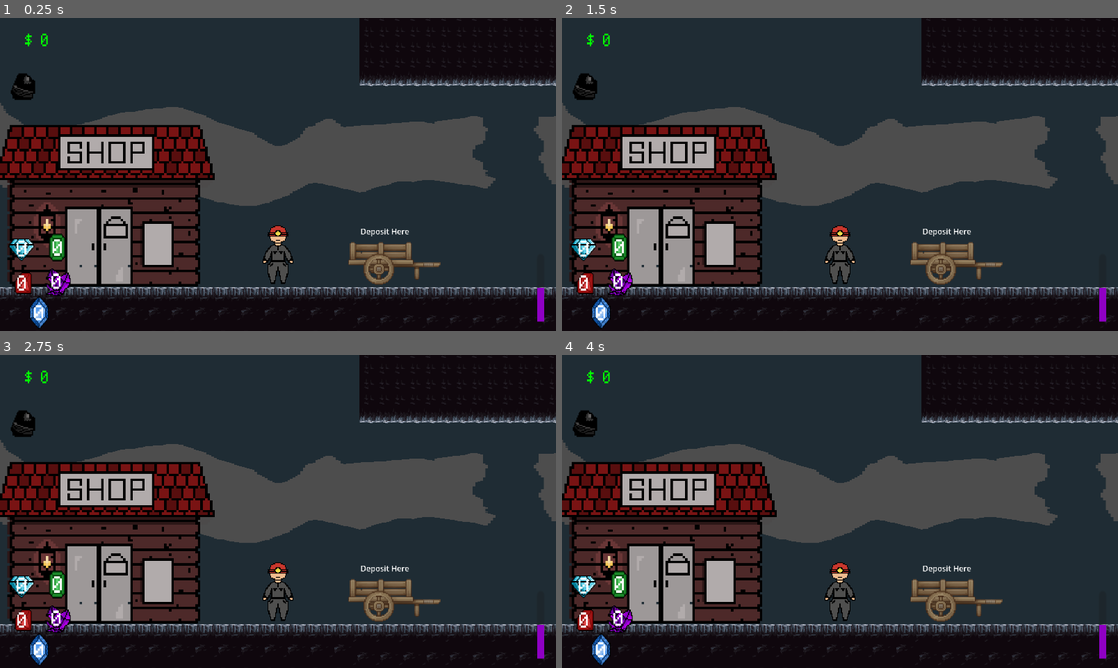
Above: before the commit, frames 1-4 (two rows, left to right).
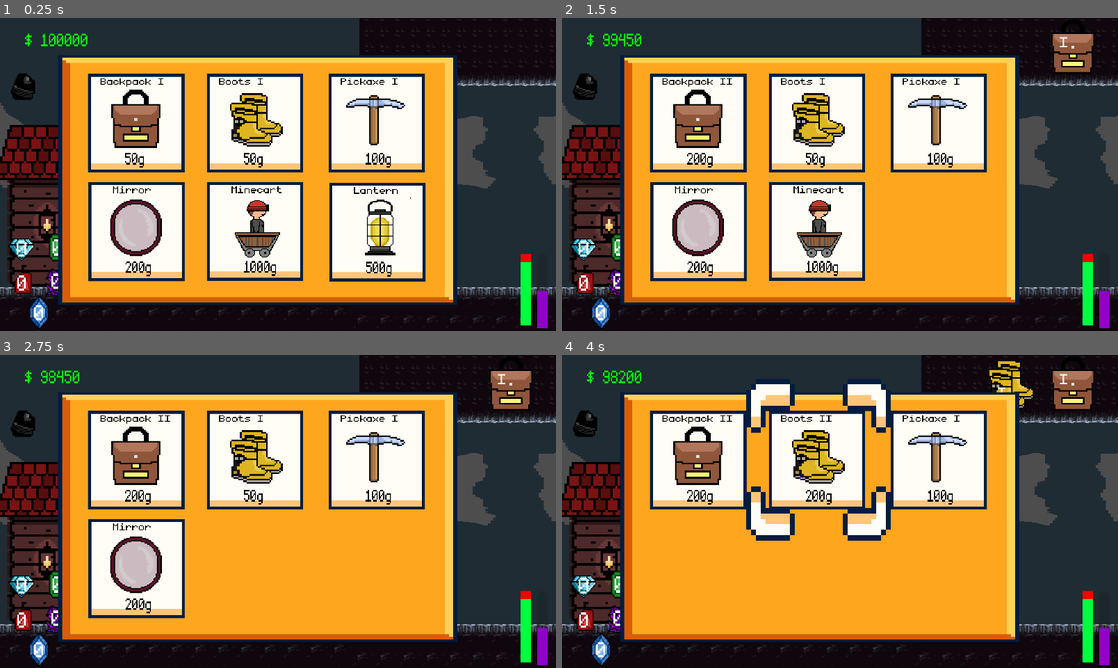
Above: after the commit, the same moments.

Repository: Jrees98/Pirate_Jam_15
Game: Godot game, scene res://Scenes/main.tscn
The game is run twice, just before and just after one commit, with the same random seed, the same clock (stepped at 60 frames per second) and the same inputs. The project has no main scene, so this scene is started directly.
Inputs (mouse positions are in pixels of both pictures, inside the frame that each line leads up to):
- Up to frame 1 (0.25 s): no input
- Up to frame 2 (1.5 s): click (701, 121) at 0.5 s, where only the run after the commit has a clickable "Backpack I"; click (940, 230) at 1.25 s, where only the run after the commit has a clickable "Lantern"
- Up to frame 3 (2.75 s): click (255, 567) at 2 s, where only the run after the commit has a clickable "Minecart"
- Up to frame 4 (4 s): click (701, 567) at 2.75 s, where only the run after the commit has a clickable "Mirror"; click (817, 458) at 3.5 s, where only the run after the commit has a clickable "Boots I"

The runs differ from the first frame. In frame 1, 58% of the frame differs, in the area x 7-99%, y 4-100%; in frame 2, 58%; in frame 3, 58%; in frame 4, 59%, in the area x 7-99%, y 0-100%.

Commit message:
add mirror, minecart, lantern to shop

Diff:
--- a/Global.gd
+++ b/Global.gd
@@ -18,6 +18,7 @@
 var mine_time : float
 
 var regen_energy : bool
+var purchased_minecart : bool
 # Called when the node enters the scene tree for the first time.
 func _ready():
 	blue_gem_chance = 20
@@ -26,13 +27,15 @@
 	gem_price = 5
 	coal_price = 2
 
-	total_coins = 0
+	total_coins = 100000
 
 	personal_inventory_size = 0
 	move_speed = 300
 	mine_time = 1
 	regen_energy = true
 
+	purchased_minecart = false
+
 
 # Called every frame. 'delta' is the elapsed time since the previous frame.
 func _process(delta):
--- a/Scenes/player.tscn
+++ b/Scenes/player.tscn
@@ -76,6 +76,12 @@
 
 [sub_resource type="StyleBoxFlat" id="StyleBoxFlat_al6ms"]
 bg_color = Color(0.560784, 0, 0.768627, 1)
+
+[sub_resource type="StyleBoxFlat" id="StyleBoxFlat_cv82u"]
+bg_color = Color(0.964706, 0, 0, 1)
+
+[sub_resource type="StyleBoxFlat" id="StyleBoxFlat_ek4kc"]
+bg_color = Color(0, 1, 0.25098, 1)
 
 [node name="Player" type="CharacterBody2D" groups=["player"]]
 collision_layer = 2
@@ -222,9 +228,10 @@
 offset_top = 978.0
 offset_right = 2230.0
 offset_bottom = 1005.0
-scale = Vector2(7.29923, 9.96171)
+scale = Vector2(10.92, 10.92)
 theme_override_styles/fill = SubResource("StyleBoxFlat_al6ms")
 value = 50.0
+rounded = true
 fill_mode = 3
 show_percentage = false
 
@@ -232,6 +239,18 @@
 wait_time = 0.1
 
 [node name="LoseEnergy" type="Timer" parent="RockNodeUI/SanityBar"]
+
+[node name="ProgressBar" type="ProgressBar" parent="RockNodeUI"]
+offset_left = 2157.0
+offset_top = 978.0
+offset_right = 2161.0
+offset_bottom = 1005.0
+scale = Vector2(10.92, 10.92)
+theme_override_styles/background = SubResource("StyleBoxFlat_cv82u")
+theme_override_styles/fill = SubResource("StyleBoxFlat_ek4kc")
+value = 90.0
+fill_mode = 3
+show_percentage = false
 
 [node name="Camera2D" type="Camera2D" parent="."]
 zoom = Vector2(2, 2)
--- a/Scenes/shop.gd
+++ b/Scenes/shop.gd
@@ -20,11 +20,20 @@
 var pickaxeIBought : bool
 var pickaxeIIBought : bool
 
+var lantern_cost := 500
+var minecart_cost := 1000
+var mirror_cost := 200
+
 func _ready():
 	backpackIBought = false
 	backpackIIBought = false
 	backpackIIIBought = false
 	$CanvasLayer/Panel/Backpack1/BackpackLabel.text = "Backpack I"
+	$CanvasLayer/Panel/Boots/BootsPrice.text = str(bootsI_cost) + "g"
+	$CanvasLayer/Panel/Pickaxe/PickaxePrice.text = str(pickaxeI_cost) + "g"
+	$CanvasLayer/Panel/Lantern/LanternPrice.text = str(lantern_cost) + "g"
+	$CanvasLayer/Panel/Mirror/MirrorPrice.text = str(mirror_cost) + "g"
+	$CanvasLayer/Panel/Minecart/MinecartPrice.text = str(minecart_cost) + "g"
 
 func _on_body_entered(body):
 	$CanvasLayer.show()
@@ -137,3 +146,59 @@
 
 
 ################## PICKAXE BUTTON END ######################
+
+
+################## LANTERN BUTTON START ######################
+func _on_lantern_mouse_entered():
+	$CanvasLayer/Panel/Lantern/ButtonSprite/Border1.show()
+
+
+func _on_lantern_mouse_exited():
+	$CanvasLayer/Panel/Lantern/ButtonSprite/Border1.hide()
+
+
+func _on_lantern_pressed():
+	if Global.total_coins >= lantern_cost:
+		Global.total_coins = Global.total_coins - lantern_cost
+	$CanvasLayer/Panel/Lantern.queue_free()
+
+
+
+
+################## LANTERN BUTTON END ######################
+
+################## MINECART BUTTON START ######################
+
+func _on_minecart_mouse_entered():
+	$CanvasLayer/Panel/Minecart/ButtonSprite/Border1.show()
+
+
+func _on_minecart_mouse_exited():
+	$CanvasLayer/Panel/Minecart/ButtonSprite/Border1.hide()
+
+
+func _on_minecart_pressed():
+	if Global.total_coins >= minecart_cost:
+		Global.total_coins = Global.total_coins - minecart_cost
+	$CanvasLayer/Panel/Minecart.queue_free()
+	Global.purchased_minecart = true
+
+################## MINECART BUTTON END ######################
+
+
+
+################## MIRROR BUTTON START ######################
+func _on_mirror_mouse_entered():
+	$CanvasLayer/Panel/Mirror/ButtonSprite/Border1.show()
+
+
+func _on_mirror_mouse_exited():
+	$CanvasLayer/Panel/Mirror/ButtonSprite/Border1.hide()
+
+
+func _on_mirror_pressed():
+	if Global.total_coins >= mirror_cost:
+		Global.total_coins = Global.total_coins - mirror_cost
+	$CanvasLayer/Panel/Mirror.queue_free()
+
+################## MIRROR BUTTON END ######################
--- a/Scenes/shop.tscn
+++ b/Scenes/shop.tscn
@@ -9,6 +9,9 @@
 [ext_resource type="FontFile" uid="uid://b2k23t8adqnf7" path="res://Assets/monogram.ttf" id="7_52eks"]
 [ext_resource type="Texture2D" uid="uid://bi3ea61u3w04i" path="res://Assets/boots.png" id="8_as0hq"]
 [ext_resource type="Texture2D" uid="uid://driu81yb24gq3" path="res://Assets/pickaxe.png" id="9_hfjce"]
+[ext_resource type="Texture2D" uid="uid://c3xn5sutucekx" path="res://Assets/lantern.png" id="10_swqye"]
+[ext_resource type="Texture2D" uid="uid://erbgsdcl3u8a" path="res://Assets/minecart.png" id="11_l53kk"]
+[ext_resource type="Texture2D" uid="uid://cayoay8o8ys7k" path="res://Assets/Untitled 24.png" id="12_j0g3r"]
 
 [sub_resource type="RectangleShape2D" id="RectangleShape2D_85vvl"]
 size = Vector2(55, 18)
@@ -40,7 +43,6 @@
 shape = SubResource("RectangleShape2D_85vvl")
 
 [node name="CanvasLayer" type="CanvasLayer" parent="."]
-visible = false
 
 [node name="Panel" type="Panel" parent="CanvasLayer"]
 anchors_preset = 15
@@ -99,7 +101,7 @@
 theme_override_colors/font_color = Color(0, 0, 0, 1)
 theme_override_fonts/font = ExtResource("7_52eks")
 theme_override_font_sizes/font_size = 16
-text = "Backpack III"
+text = "Backpack I"
 
 [node name="BackpackPrice" type="Label" parent="CanvasLayer/Panel/Backpack1"]
 layout_mode = 0
@@ -217,6 +219,167 @@
 theme_override_colors/font_color = Color(0, 0, 0, 1)
 theme_override_fonts/font = ExtResource("7_52eks")
 text = "50g"
+
+[node name="Lantern" type="Button" parent="CanvasLayer/Panel"]
+layout_mode = 0
+offset_left = 1304.0
+offset_top = 573.0
+offset_right = 1312.0
+offset_bottom = 581.0
+scale = Vector2(51.195, 49.7195)
+theme_override_styles/normal = SubResource("StyleBoxEmpty_fjg30")
+theme_override_styles/hover = SubResource("StyleBoxEmpty_3bxjm")
+theme_override_styles/pressed = SubResource("StyleBoxEmpty_67twj")
+theme_override_styles/disabled = SubResource("StyleBoxEmpty_lopv2")
+theme_override_styles/focus = SubResource("StyleBoxEmpty_v6345")
+
+[node name="ButtonSprite" type="Sprite2D" parent="CanvasLayer/Panel/Lantern"]
+position = Vector2(3.9034, 4.07309)
+scale = Vector2(0.243963, 0.257248)
+texture = ExtResource("4_4b0lm")
+
+[node name="Border1" type="Sprite2D" parent="CanvasLayer/Panel/Lantern/ButtonSprite"]
+visible = false
+z_index = 1
+position = Vector2(0.500007, -0.166667)
+scale = Vector2(1.596, 1.74374)
+texture = ExtResource("5_yl5sc")
+
+[node name="Lantern" type="Sprite2D" parent="CanvasLayer/Panel/Lantern"]
+position = Vector2(4.08243, 3.74099)
+scale = Vector2(0.0798797, 0.0788607)
+texture = ExtResource("10_swqye")
+
+[node name="LanternLabel" type="Label" parent="CanvasLayer/Panel/Lantern"]
+layout_mode = 0
+offset_left = 2.20725
+offset_top = 0.160903
+offset_right = 74.2072
+offset_bottom = 23.1608
+scale = Vector2(0.0865994, 0.0799078)
+theme_override_colors/font_color = Color(0, 0, 0, 1)
+theme_override_fonts/font = ExtResource("7_52eks")
+theme_override_font_sizes/font_size = 16
+text = "Lantern"
+
+[node name="LanternPrice" type="Label" parent="CanvasLayer/Panel/Lantern"]
+layout_mode = 0
+offset_left = 2.73464
+offset_top = 5.55115
+offset_right = 42.7346
+offset_bottom = 28.5511
+scale = Vector2(0.0896567, 0.137196)
+theme_override_colors/font_color = Color(0, 0, 0, 1)
+theme_override_fonts/font = ExtResource("7_52eks")
+text = "500g"
+
+[node name="Minecart" type="Button" parent="CanvasLayer/Panel"]
+layout_mode = 0
+offset_left = 797.0
+offset_top = 570.0
+offset_right = 805.0
+offset_bottom = 578.0
+scale = Vector2(51.195, 49.7195)
+theme_override_styles/normal = SubResource("StyleBoxEmpty_fjg30")
+theme_override_styles/hover = SubResource("StyleBoxEmpty_3bxjm")
+theme_override_styles/pressed = SubResource("StyleBoxEmpty_67twj")
+theme_override_styles/disabled = SubResource("StyleBoxEmpty_lopv2")
+theme_override_styles/focus = SubResource("StyleBoxEmpty_v6345")
+
+[node name="ButtonSprite" type="Sprite2D" parent="CanvasLayer/Panel/Minecart"]
+position = Vector2(3.9034, 4.07309)
+scale = Vector2(0.243963, 0.257248)
+texture = ExtResource("4_4b0lm")
+
+[node name="Border1" type="Sprite2D" parent="CanvasLayer/Panel/Minecart/ButtonSprite"]
+visible = false
+z_index = 1
+position = Vector2(0.500007, -0.166667)
+scale = Vector2(1.596, 1.74374)
+texture = ExtResource("5_yl5sc")
+
+[node name="Lantern" type="Sprite2D" parent="CanvasLayer/Panel/Minecart"]
+position = Vector2(4.08243, 3.74099)
+scale = Vector2(0.0798797, 0.0788607)
+texture = ExtResource("11_l53kk")
+
+[node name="LanternLabel" type="Label" parent="CanvasLayer/Panel/Minecart"]
+layout_mode = 0
+offset_left = 2.05098
+offset_top = 0.301692
+offset_right = 74.0509
+offset_bottom = 23.3016
+scale = Vector2(0.0865994, 0.0799078)
+theme_override_colors/font_color = Color(0, 0, 0, 1)
+theme_override_fonts/font = ExtResource("7_52eks")
+theme_override_font_sizes/font_size = 16
+text = "Minecart"
+
+[node name="MinecartPrice" type="Label" parent="CanvasLayer/Panel/Minecart"]
+layout_mode = 0
+offset_left = 2.73464
+offset_top = 5.55115
+offset_right = 42.7346
+offset_bottom = 28.5511
+scale = Vector2(0.0896567, 0.137196)
+theme_override_colors/font_color = Color(0, 0, 0, 1)
+theme_override_fonts/font = ExtResource("7_52eks")
+text = "5000g"
+
+[node name="Mirror" type="Button" parent="CanvasLayer/Panel"]
+layout_mode = 0
+offset_left = 306.0
+offset_top = 571.0
+offset_right = 314.0
+offset_bottom = 579.0
+scale = Vector2(51.195, 49.7195)
+theme_override_styles/normal = SubResource("StyleBoxEmpty_fjg30")
+theme_override_styles/hover = SubResource("StyleBoxEmpty_3bxjm")
+theme_override_styles/pressed = SubResource("StyleBoxEmpty_67twj")
+theme_override_styles/disabled = SubResource("StyleBoxEmpty_lopv2")
+theme_override_styles/focus = SubResource("StyleBoxEmpty_v6345")
+
+[node name="ButtonSprite" type="Sprite2D" parent="CanvasLayer/Panel/Mirror"]
+position = Vector2(3.9034, 4.07309)
+scale = Vector2(0.243963, 0.257248)
+texture = ExtResource("4_4b0lm")
+
+[node name="Border1" type="Sprite2D" parent="CanvasLayer/Panel/Mirror/ButtonSprite"]
+visible = false
+z_index = 1
+position = Vector2(0.500007, -0.166667)
+scale = Vector2(1.596, 1.74374)
+texture = ExtResource("5_yl5sc")
+
+[node name="Mirror" type="Sprite2D" parent="CanvasLayer/Panel/Mirror"]
+position = Vector2(3.3597, 3.19794)
+scale = Vector2(0.0998903, 0.10024)
+texture = ExtResource("12_j0g3r")
+hframes = 8
+frame = 1
+
+[node name="LanternLabel" type="Label" parent="CanvasLayer/Panel/Mirror"]
+layout_mode = 0
+offset_left = 2.16818
+offset_top = 0.241354
+offset_right = 74.1681
+offset_bottom = 23.2413
+scale = Vector2(0.0865994, 0.0799078)
+theme_override_colors/font_color = Color(0, 0, 0, 1)
+theme_override_fonts/font = ExtResource("7_52eks")
+theme_override_font_sizes/font_size = 16
+text = "Mirror"
+
+[node name="MirrorPrice" type="Label" parent="CanvasLayer/Panel/Mirror"]
+layout_mode = 0
+offset_left = 2.69558
+offset_top = 5.53103
+offset_right = 42.6955
+offset_bottom = 28.531
+scale = Vector2(0.0896567, 0.137196)
+theme_override_colors/font_color = Color(0, 0, 0, 1)
+theme_override_fonts/font = ExtResource("7_52eks")
+text = "1000g"
 
 [node name="ItemsUI" type="CanvasLayer" parent="."]
 layer = 0
@@ -282,3 +445,12 @@
 [connection signal="mouse_entered" from="CanvasLayer/Panel/Pickaxe" to="." method="_on_pickaxe_mouse_entered"]
 [connection signal="mouse_exited" from="CanvasLayer/Panel/Pickaxe" to="." method="_on_pickaxe_mouse_exited"]
 [connection signal="pressed" from="CanvasLayer/Panel/Pickaxe" to="." method="_on_pickaxe_pressed"]
+[connection signal="mouse_entered" from="CanvasLayer/Panel/Lantern" to="." method="_on_lantern_mouse_entered"]
+[connection signal="mouse_exited" from="CanvasLayer/Panel/Lantern" to="." method="_on_lantern_mouse_exited"]
+[connection signal="pressed" from="CanvasLayer/Panel/Lantern" to="." method="_on_lantern_pressed"]
+[connection signal="mouse_entered" from="CanvasLayer/Panel/Minecart" to="." method="_on_minecart_mouse_entered"]
+[connection signal="mouse_exited" from="CanvasLayer/Panel/Minecart" to="." method="_on_minecart_mouse_exited"]
+[connection signal="pressed" from="CanvasLayer/Panel/Minecart" to="." method="_on_minecart_pressed"]
+[connection signal="mouse_entered" from="CanvasLayer/Panel/Mirror" to="." method="_on_mirror_mouse_entered"]
+[connection signal="mouse_exited" from="CanvasLayer/Panel/Mirror" to="." method="_on_mirror_mouse_exited"]
+[connection signal="pressed" from="CanvasLayer/Panel/Mirror" to="." method="_on_mirror_pressed"]
--- a/Scripts/player.gd
+++ b/Scripts/player.gd
@@ -37,7 +37,7 @@
 			$AnimatedSprite2D.flip_h = false
 		if direction < 0:
 			$AnimatedSprite2D.flip_h = true
-	if Input.is_action_pressed("minecart"):
+	if Input.is_action_pressed("minecart") and Global.purchased_minecart == true:
 		$AnimatedSprite2D.play("minecart")
 		in_minecart = true
 		Global.move_speed = 3000
@@ -58,8 +58,14 @@
 
 
 func _on_regain_energy_timeout():
+
 	$RockNodeUI/SanityBar.value += 10
 
 
+
 func _on_lose_energy_timeout():
+	var current_sanity = $RockNodeUI/SanityBar.value
 	$RockNodeUI/SanityBar.value -= 10
+	if current_sanity <= 0:
+		$RockNodeUI/ProgressBar.value -= 10
+	print($RockNodeUI/SanityBar.value)
Binary file added: Assets/Untitled 24.png
Not shown, added: Assets/Untitled 24.png.import
Binary file added: Assets/lantern.png
Not shown, added: Assets/lantern.png.import
Not shown: 1 places in Scenes/player.tscn that only renumber resources
Not shown: 1 places in Scenes/shop.tscn that only renumber resources
